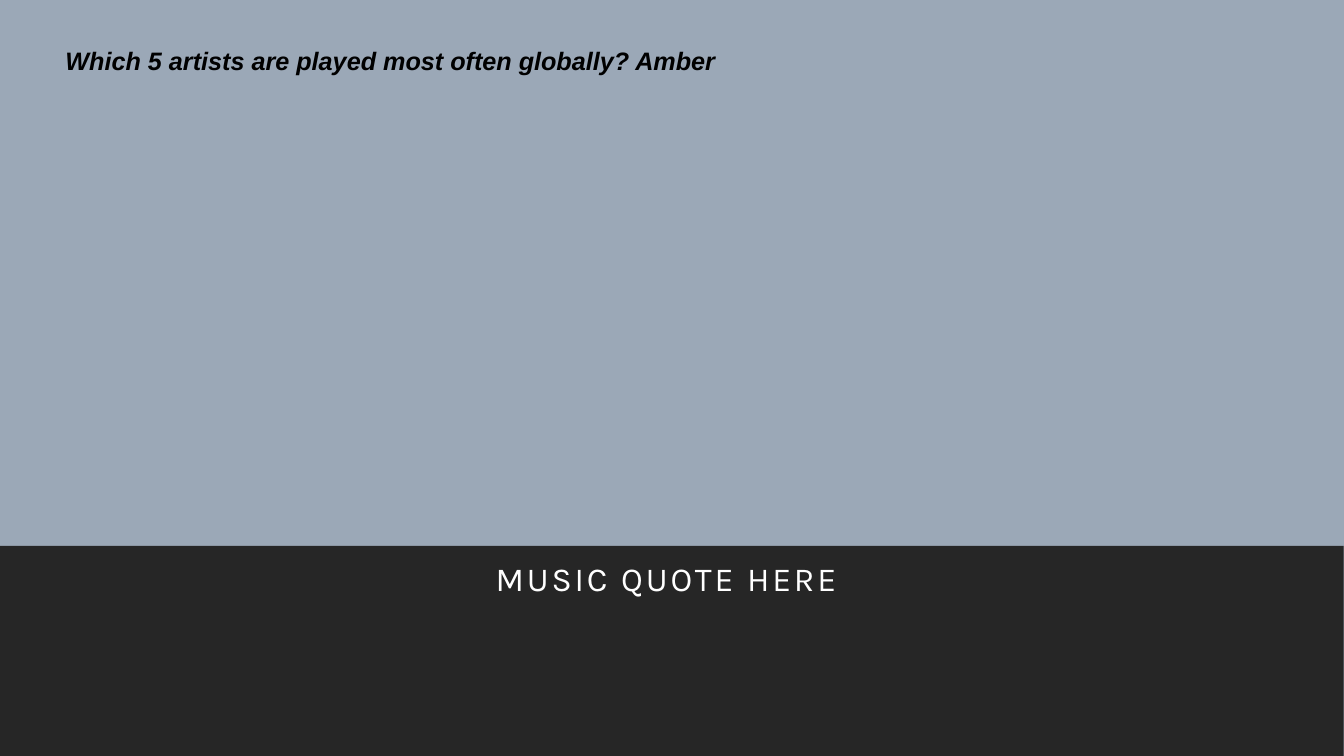
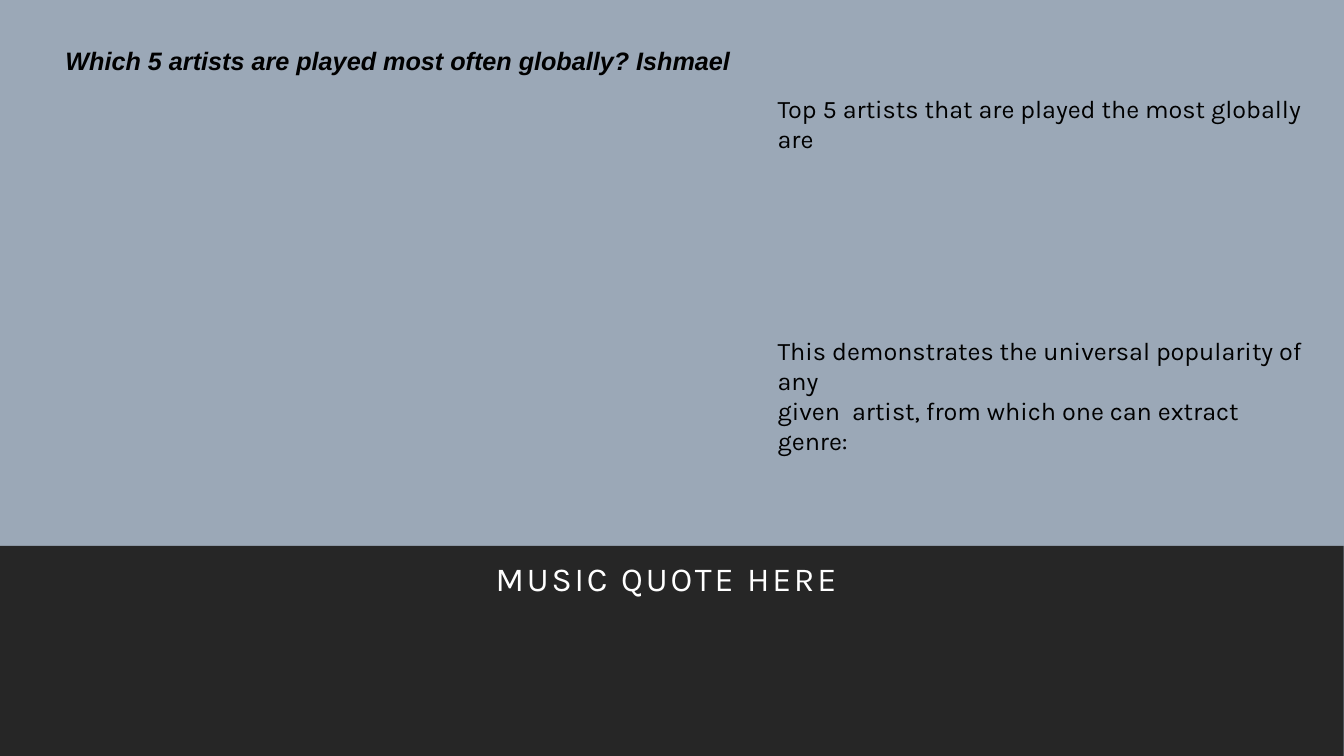
Before and after one commit to kidik425/07-Project_1, a slide deck: slide 9 of Team Organization Docs/The Eff {Strings} Project 1 Demo.pptx (slide 8 before the commit). Drawn at 1344x756 pixels with LibreOffice and Linux fonts; fonts in the diff are those of the drawing. Boxes give left, top, right and bottom in pixels: in the first picture for what was removed or moved away, otherwise in the second. Text is boxed around its words. In the diff, an @@ line names an element or a change of style, - is before the commit and + after.

```diff
--- a/Team Organization Docs/The Eff {Strings} Project 1 Demo.pptx
+++ b/Team Organization Docs/The Eff {Strings} Project 1 Demo.pptx
@@ text at (65, 51, 730, 75): text changed @@
-Which 5 artists are played most often globally? Amber
+Which 5 artists are played most often globally? Ishmael
@@ text added at (778, 100, 1301, 456), 18 pt, text #000000 @@
+Top 5 artists that are played the most globally are
+This demonstrates the universal popularity of any
+given artist, from which one can extract genre:
```
Also in this commit, not shown: 7 other slides changed, 1 slide added, 6 other files.
